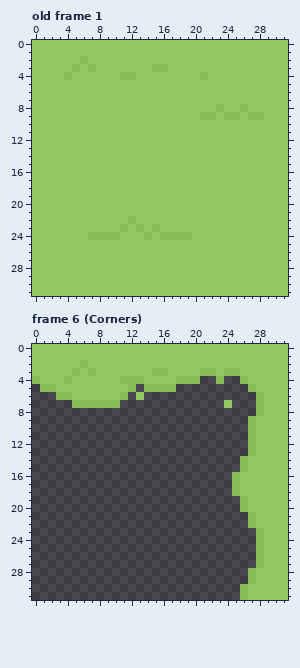
One commit to this pixel-art file: Assets/Sprites/Tiles/Grass.aseprite. Above is the file before it was changed.
32x32 pixels, 13 frames. Colours within 5 levels of each other are drawn and written as one. Shown: old frame 1, frame 6 (Corners). The commit also changed other frames, which this record leaves out.
New version:
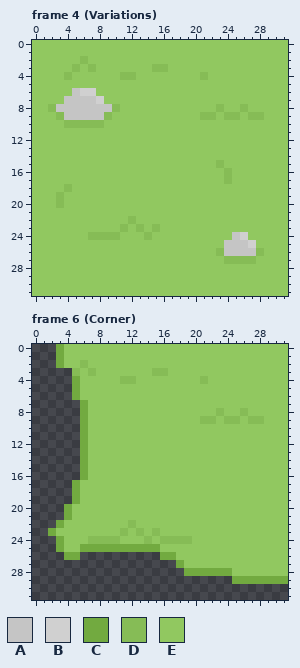
Palette (. is transparent): A #c5c5c5  B #d0d0d0  C #72aa40  D #86bc56  E #91c860
A new or re-ordered frame is compared with the old frame closest to it.
The exact change:
frames re-ordered
--- frame 4 (Variations) against old frame 1
@@ x 0..12 @@
  5 EEEEEEEEEEEEE
- 6 EEEEEEEEEEEEE
- 7 EEEEEEEEEEEEE
- 8 EEEEEEEEEEEEE
- 9 EEEEEEEEEEEEE
-10 EEEEEEEEEEEEE
+ 6 EEEEEABBEEEEE
+ 7 EEEEAAAABEEEE
+ 8 EEDAAAAAAADEE
+ 9 EEEDAAAAADEEE
+10 EEEEDDDDDEEEE
 11 EEEEEEEEEEEEE
@@ x 0..31 @@
 14 EEEEEEEEEEEEEEEEEEEEEEEEEEEEEEEE
-15 EEEEEEEEEEEEEEEEEEEEEEEEEEEEEEEE
-16 EEEEEEEEEEEEEEEEEEEEEEEEEEEEEEEE
-17 EEEEEEEEEEEEEEEEEEEEEEEEEEEEEEEE
-18 EEEEEEEEEEEEEEEEEEEEEEEEEEEEEEEE
-19 EEEEEEEEEEEEEEEEEEEEEEEEEEEEEEEE
-20 EEEEEEEEEEEEEEEEEEEEEEEEEEEEEEEE
+15 EEEEEEEEEEEEEEEEEEEEEEEDEEEEEEEE
+16 EEEEEEEEEEEEEEEEEEEEEEEEDEEEEEEE
+17 EEEEEEEEEEEEEEEEEEEEEEEEDEEEEEEE
+18 EEEEDEEEEEEEEEEEEEEEEEEEEEEEEEEE
+19 EEEDEEEEEEEEEEEEEEEEEEEEEEEEEEEE
+20 EEEDEEEEEEEEEEEEEEEEEEEEEEEEEEEE
 21 EEEEEEEEEEEEEEEEEEEEEEEEEEEEEEEE
@@ x 14..30 @@
 23 EDEEEEEEEEEEEEEEE
-24 DEDDDDEEEEEEEEEEE
-25 EEEEEEEEEEEEEEEEE
-26 EEEEEEEEEEEEEEEEE
-27 EEEEEEEEEEEEEEEEE
+24 DEEEEEEEEEEABEEEE
+25 EEEEEEEEEEAAABEEE
+26 EEEEEEEEEDAAAADEE
+27 EEEEEEEEEEDDDDEEE
 28 EEEEEEEEEEEEEEEEE
--- frame 6 (Corner)
@@ x 0..31 @@
- 0 EEEEEEEEEEEEEEEEEEEEEEEEEEEEEEEE
- 1 EEEEEEEEEEEEEEEEEEEEEEEEEEEEEEEE
- 2 EEEEEEDEEEEEEEEEEEEEEEEEEEEEEEEE
- 3 EEEEEDEDEEEEEEEDDEEEEDDEDDEEEEEE
- 4 DEEEDEEEEEEDDDEEEEDDD..D..DEEEEE
- 5 .DDEEEEEEEEED.DDDD.........DEEEE
- 6 ...DDEEEEEED.E..............DEEE
- 7 .....DDDDDD.............E...DEEE
- 8 ............................DEEE
- 9 ...........................DEEEE
-10 ...........................DEEEE
-11 ...........................DEEEE
-12 ...........................DEEEE
-13 ...........................DEEEE
-14 ..........................DEEEEE
-15 ..........................DEEEEE
-16 .........................DEEEEEE
-17 .........................DEEEEEE
-18 .........................DEEEEEE
-19 ..........................DEEEEE
-20 ..........................DEEEEE
-21 ...........................DEEEE
-22 ...........................DEEEE
-23 ............................DEEE
-24 ............................DEEE
-25 ............................DEEE
-26 ............................DEEE
-27 ............................DEEE
-28 ...........................DEEEE
-29 ...........................DEEEE
-30 ..........................DEEEEE
-31 ..........................DEEEEE
+ 0 ...CEEEEEEEEEEEEEEEEEEEEEEEEEEEE
+ 1 ...CEEEEEEEEEEEEEEEEEEEEEEEEEEEE
+ 2 ...CEEDEEEEEEEEEEEEEEEEEEEEEEEEE
+ 3 .....DEDEEEEEEEDDEEEEEEEEEEEEEEE
+ 4 .....CEEEEEDDEEEEEEEEDEEEEEEEEEE
+ 5 .....CEEEEEEEEEEEEEEEEEEEEEEEEEE
+ 6 .....CEEEEEEEEEEEEEEEEEEEEEEEEEE
+ 7 ......CEEEEEEEEEEEEEEEEEEEEEEEEE
+ 8 ......CEEEEEEEEEEEEEEEEDEEDEEEEE
+ 9 ......CEEEEEEEEEEEEEEDDEDDEDDEEE
+10 ......CEEEEEEEEEEEEEEEEEEEEEEEEE
+11 ......CEEEEEEEEEEEEEEEEEEEEEEEEE
+12 ......CEEEEEEEEEEEEEEEEEEEEEEEEE
+13 ......CEEEEEEEEEEEEEEEEEEEEEEEEE
+14 ......CEEEEEEEEEEEEEEEEEEEEEEEEE
+15 ......CEEEEEEEEEEEEEEEEEEEEEEEEE
+16 ......CEEEEEEEEEEEEEEEEEEEEEEEEE
+17 .....CEEEEEEEEEEEEEEEEEEEEEEEEEE
+18 .....CEEEEEEEEEEEEEEEEEEEEEEEEEE
+19 .....CEEEEEEEEEEEEEEEEEEEEEEEEEE
+20 ....CEEEEEEEEEEEEEEEEEEEEEEEEEEE
+21 ....CEEEEEEEEEEEEEEEEEEEEEEEEEEE
+22 ...CEEEEEEEEDEEEEEEEEEEEEEEEEEEE
+23 ..CEEEEEEEEDEDEDEEEEEEEEEEEEEEEE
+24 ...CEEEDDDDEEEDEDDDDEEEEEEEEEEEE
+25 ...CEECCCCCCCCCCEEEEEEEEEEEEEEEE
+26 ....CC..........CCEEEEEEEEEEEEEE
+27 ..................CEEEEEEEEEEEEE
+28 ...................CCCCCCEEEEEEE
+29 .........................CCCCCCC
+30 ................................
+31 ................................
